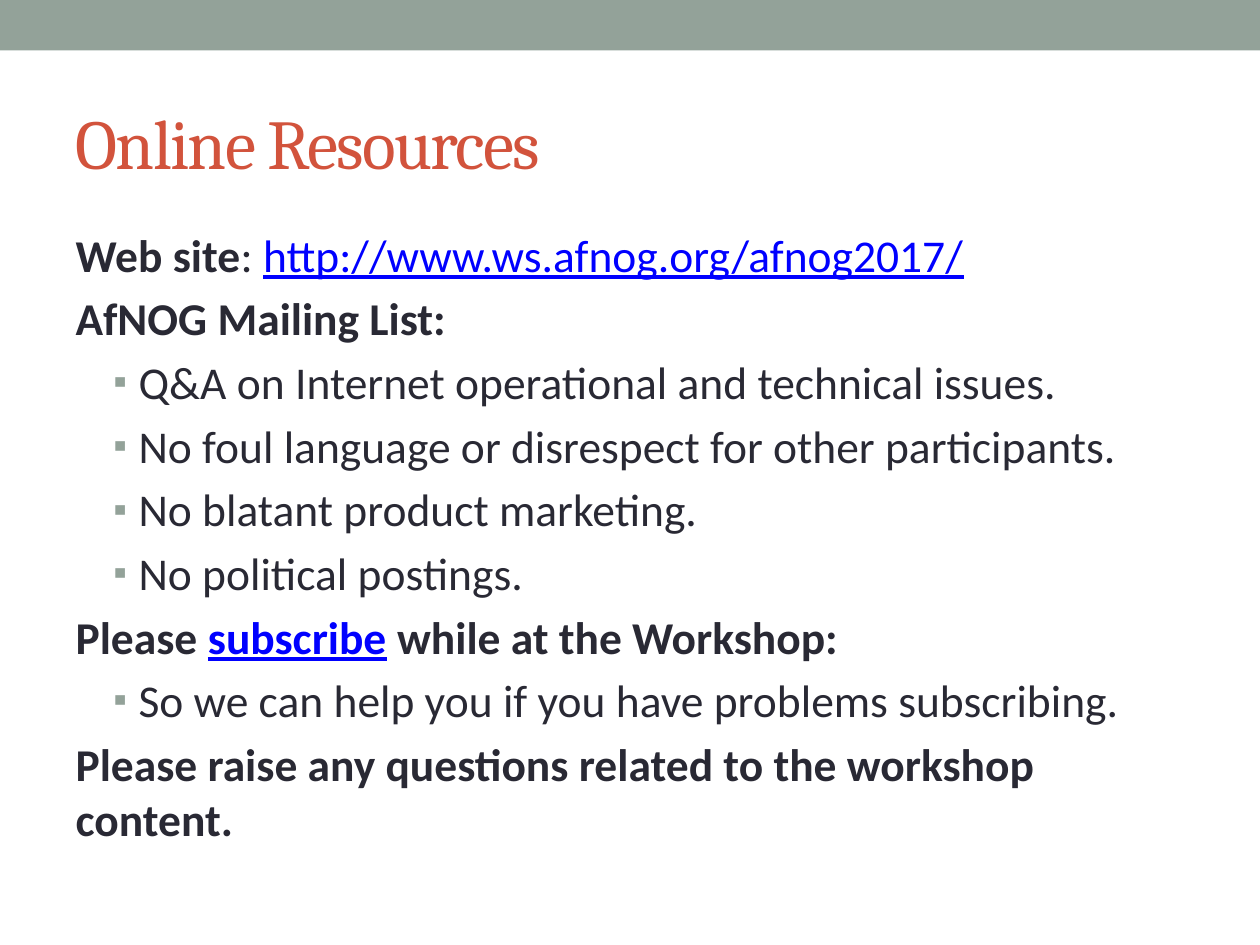
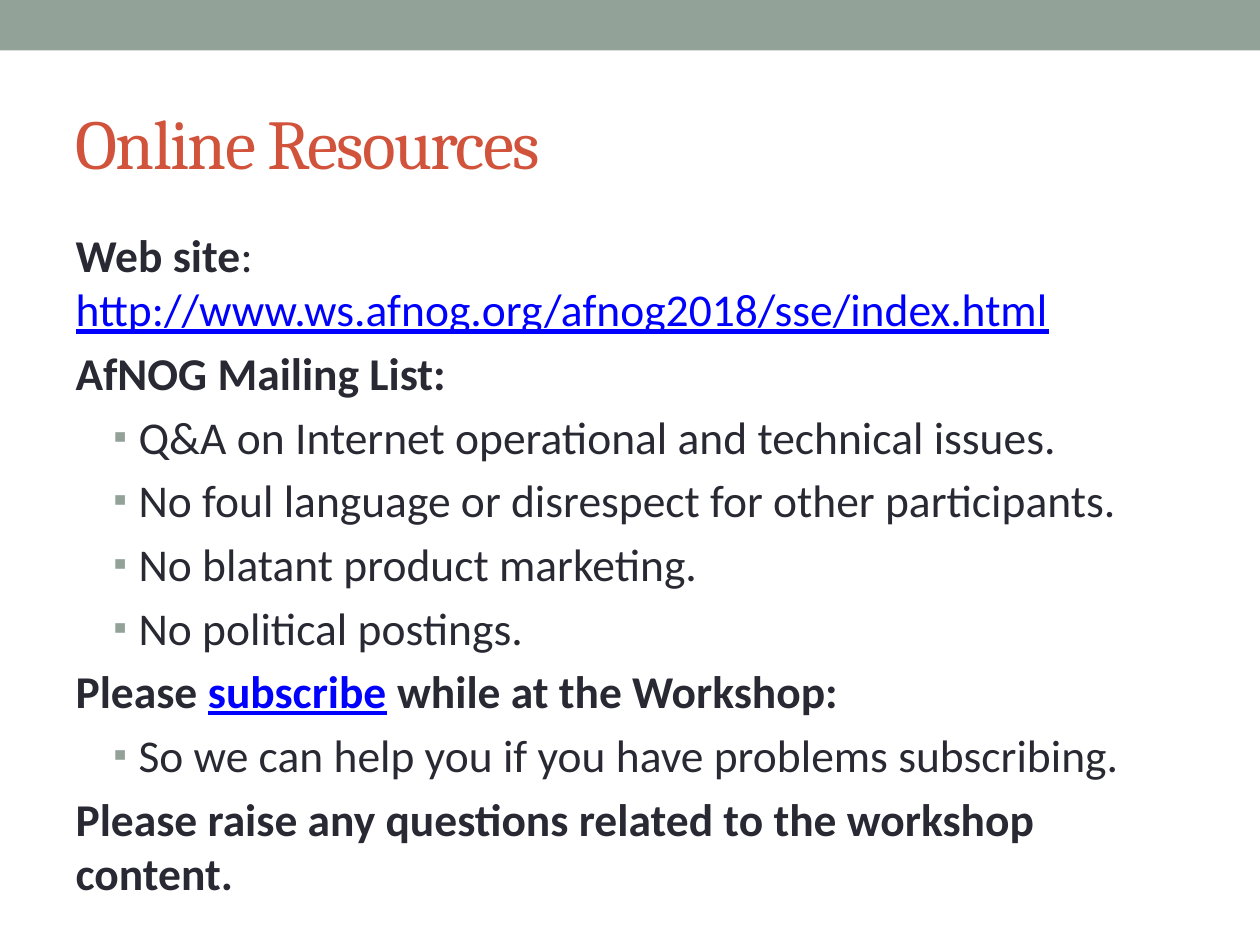
Before and after one commit to afnog/sse, a slide deck: slide 12 of intro/IntroPresentation.pptx. Drawn at 1260x945 pixels with LibreOffice and Linux fonts; fonts in the diff are those of the drawing. Boxes give left, top, right and bottom in pixels: in the first picture for what was removed or moved away, otherwise in the second. Text is boxed around its words. In the diff, an @@ line names an element or a change of style, - is before the commit and + after.

```diff
--- a/intro/IntroPresentation.pptx
+++ b/intro/IntroPresentation.pptx
@@ text at [76, 240, 1048, 334]: text changed @@
-Web site: http://www.ws.afnog.org/afnog2017/
+Web site: http://www.ws.afnog.org/afnog2018/sse/index.html
```
Also in this commit, not shown: 4 other slides changed.
